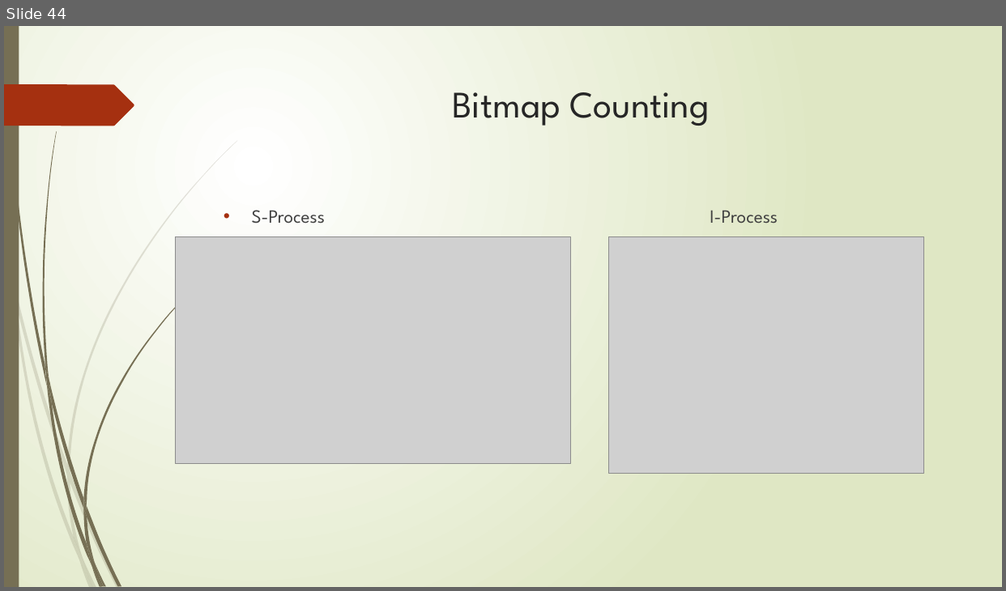
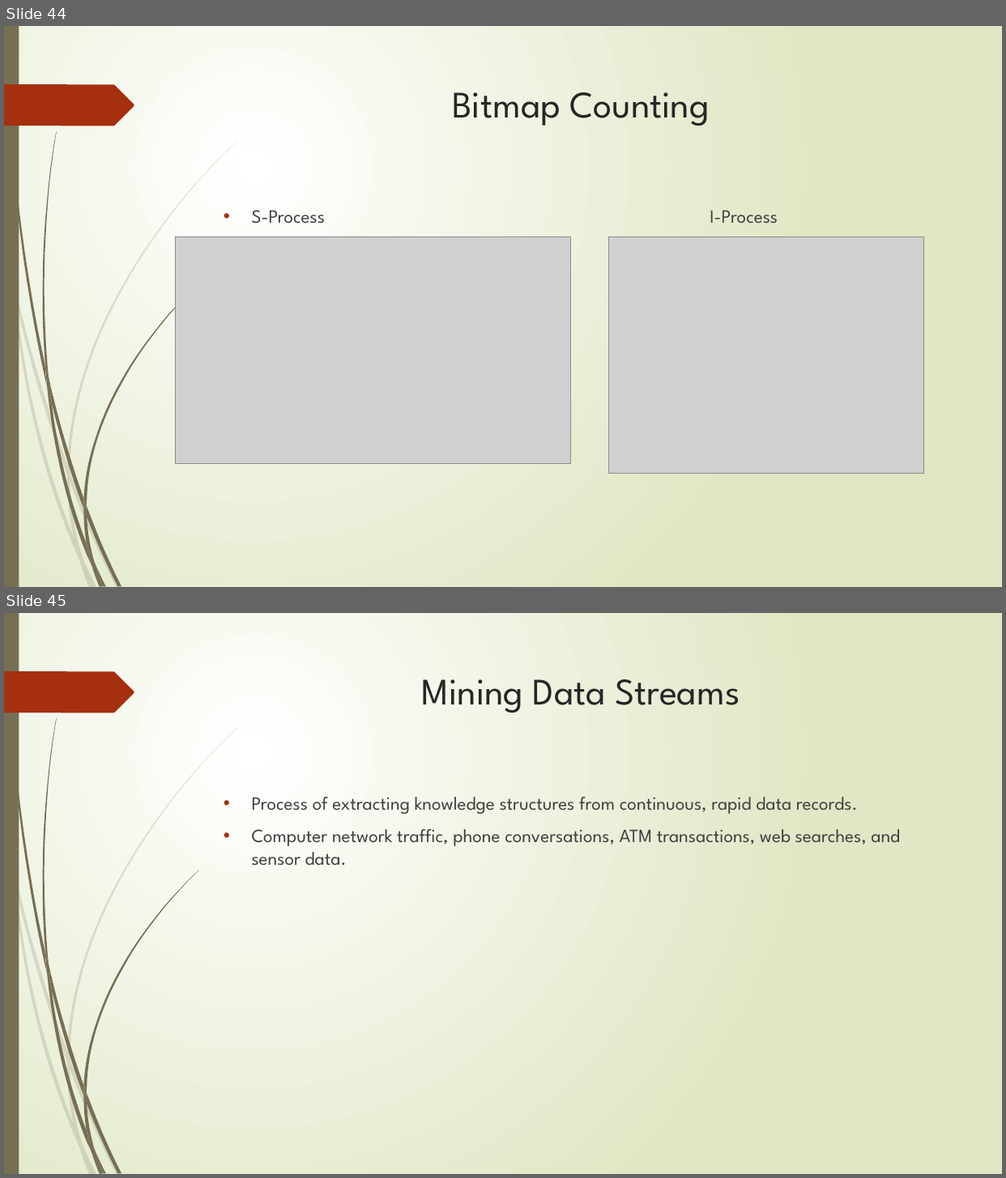
Before and after one commit to zixiaojindao/time-series-survey, a slide deck: slide/tsdm.pptx. Shown one above the other, each under a label of ours: slide 44 before the commit, slides 44 and 45 after it. The pictures are 1006x591 and 1006x1178 pixels, drawn with LibreOffice and Linux fonts; fonts in the diff are those of the drawing; grey boxes stand for pictures. Boxes give left, top, right and bottom in pixels: in the first picture for what was removed or moved away, otherwise in the second. Text is boxed around its words. In the diff, an @@ line names an element or a change of style, - is before the commit and + after.

Commit message:
update suvey for data stream

```diff
--- a/slide/tsdm.pptx
+++ b/slide/tsdm.pptx
@@ slide 45 added at <box>4,613,1002,1174</box>, background gradient #FFFFFF to #DFE8C4; not listed: 24 template elements that a slide beside it also shows @@
@@ title added at <box>422,679,739,713</box>, 36 pt, text #262626 @@
+Mining Data Streams
@@ text added at <box>252,797,900,866</box>, 18 pt, text #404040 @@
+• Process of extracting knowledge structures from continuous, rapid data records.
+• Computer network traffic, phone conversations, ATM transactions, web searches, and sensor data.
```
Also in this commit, not shown: 6 other slides added, 6 other files.
